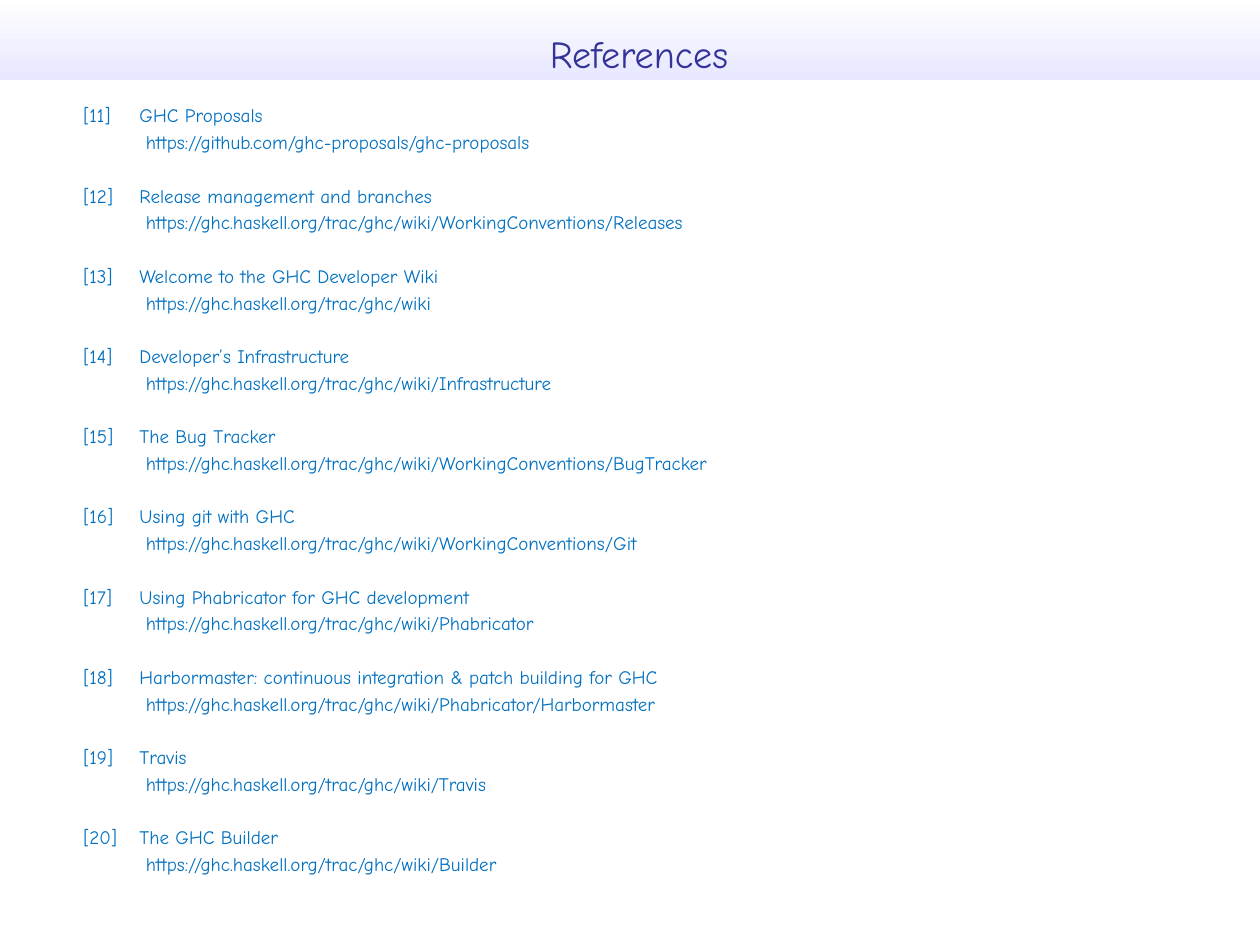
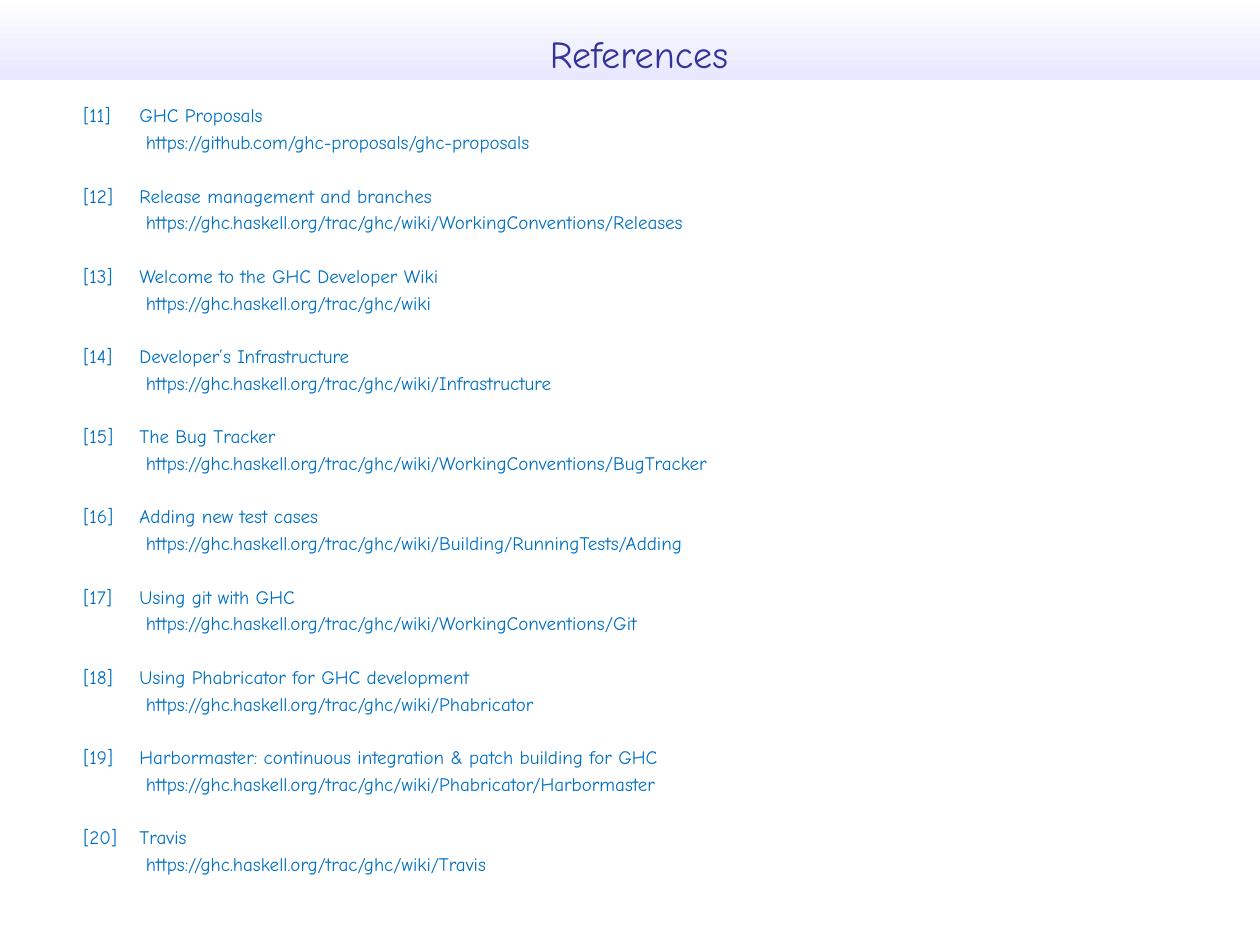
Before and after one commit to takenobu-hs/ghc-development-flow, a slide deck: slide 20 of src/ghc_development_flow.pptx (slide 16 before the commit). Drawn at 1260x945 pixels with LibreOffice and Linux fonts; fonts in the diff are those of the drawing. Boxes give left, top, right and bottom in pixels: in the first picture for what was removed or moved away, otherwise in the second. Text is boxed around its words. In the diff, an @@ line names an element or a change of style, - is before the commit and + after.

```diff
--- a/src/ghc_development_flow.pptx
+++ b/src/ghc_development_flow.pptx
@@ text at bbox=[83, 508, 682, 608]: text changed @@
-[16] Using git with GHC
+[16] Adding new test cases
+https://ghc.haskell.org/trac/ghc/wiki/Building/RunningTests/Adding
+[17] Using git with GHC
@@ text at bbox=[83, 669, 469, 688]: text changed @@
-[17] Using Phabricator for GHC development
+[18] Using Phabricator for GHC development
@@ text at bbox=[83, 749, 657, 768]: text changed @@
-[18] Harbormaster: continuous integration & patch building for GHC
+[19] Harbormaster: continuous integration & patch building for GHC
@@ text at bbox=[83, 829, 186, 847]: text changed @@
-[19] Travis
+[20] Travis
@@ text at bbox=[83, 829, 497, 875]: paragraphs removed @@
-[20] The GHC Builder
-https://ghc.haskell.org/trac/ghc/wiki/Builder
```
Also in this commit, not shown: 8 other slides changed, 6 slides added, 1 other file.
